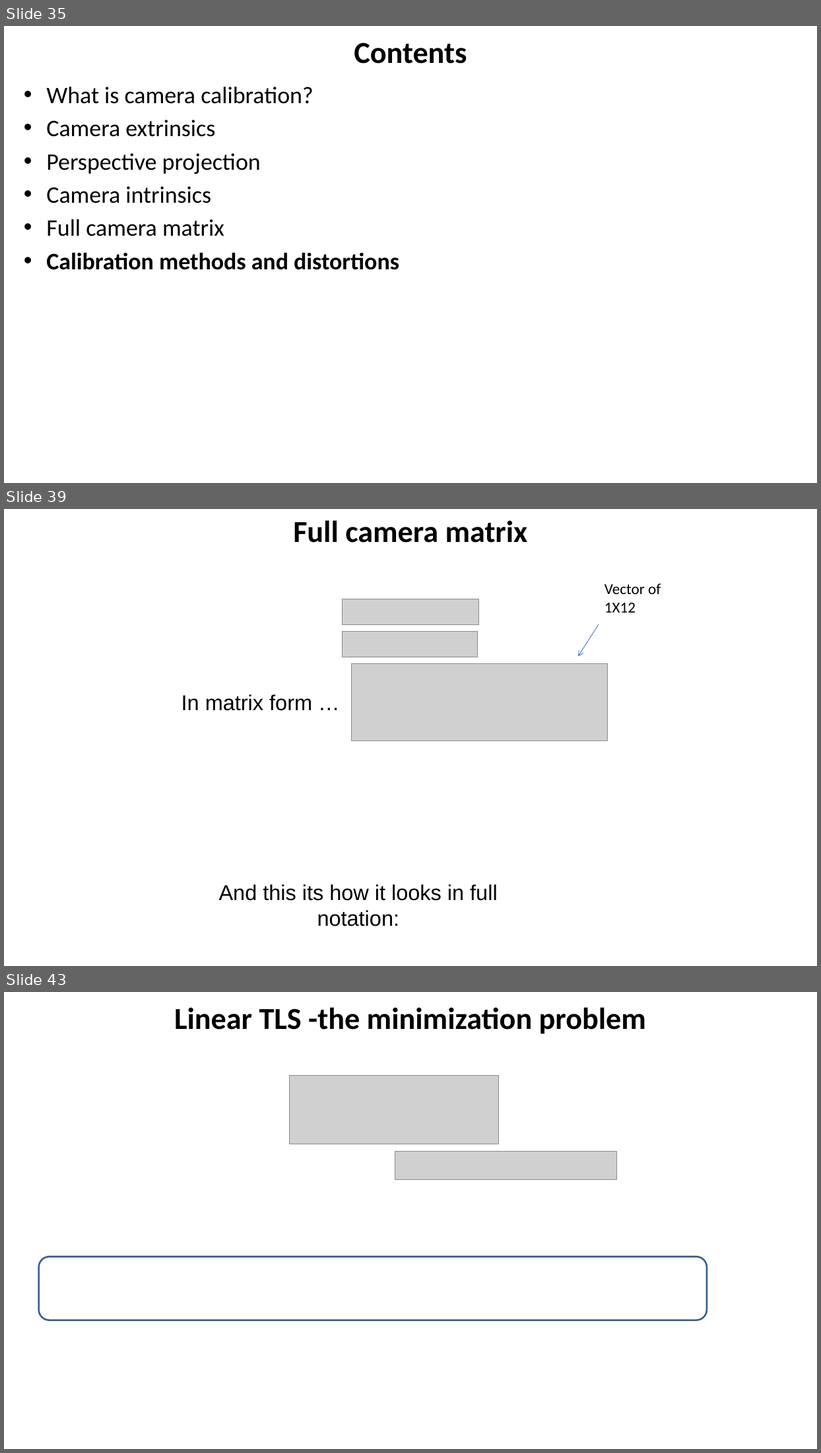
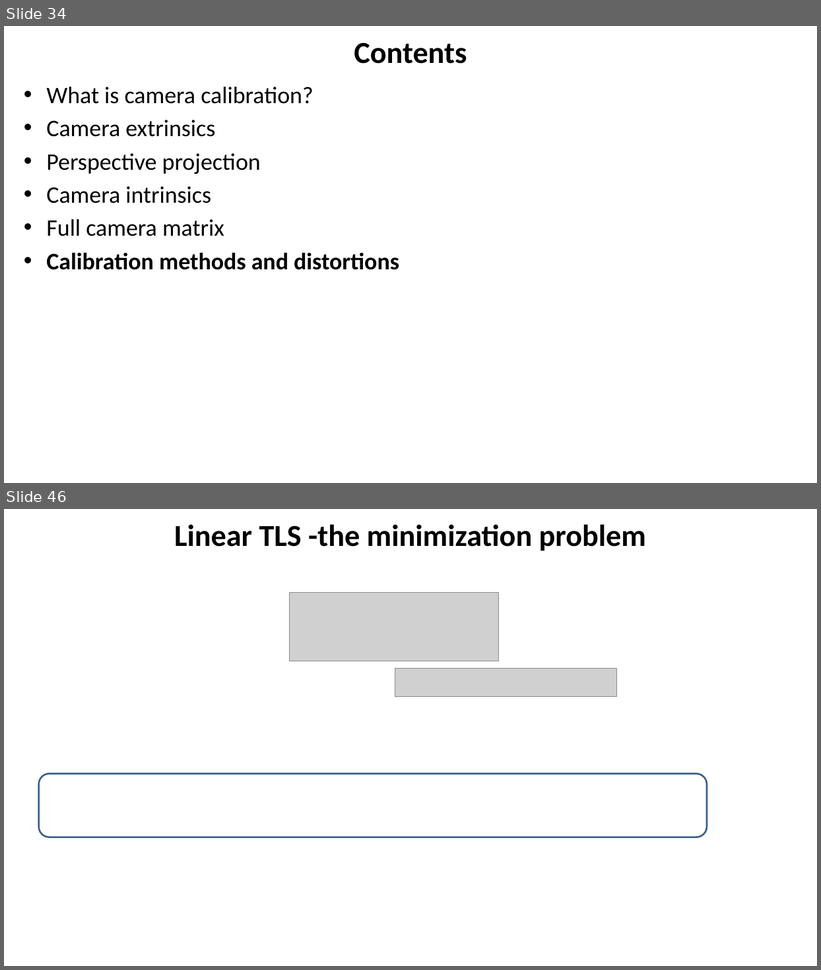
Before and after one commit to YoniChechik/AI_is_Math, a slide deck: c_07_camera_calibration/camera_calibration.pptx. Shown one above the other, each under a label of ours: slides 35, 39 and 43 before the commit, slides 34 and 46 after it; the slides between them are not shown. The pictures are 821x1453 and 821x970 pixels, drawn with LibreOffice and Linux fonts; fonts in the diff are those of the drawing; grey boxes stand for pictures. Boxes give left, top, right and bottom in pixels: in the first picture for what was removed or moved away, otherwise in the second. Text is boxed around its words. In the diff, an @@ line names an element or a change of style, - is before the commit and + after.

```diff
--- a/c_07_camera_calibration/camera_calibration.pptx
+++ b/c_07_camera_calibration/camera_calibration.pptx
@@ slide 39 removed at box(4, 509, 817, 966), background #FFFFFF @@
@@ text removed at box(293, 520, 528, 543) @@
-Full camera matrix
@@ text removed at box(605, 584, 661, 613) @@
-Vector of 1X12
@@ picture removed at box(343, 599, 479, 625) @@
@@ arrow removed from (599, 625) to (579, 657) @@
@@ picture removed at box(343, 632, 478, 657) @@
@@ picture removed at box(352, 664, 608, 741) @@
@@ text removed at box(182, 694, 312, 711) @@
-In matrix form …
@@ text removed at box(219, 885, 497, 927) @@
-And this its how it looks in full notation:
@@ what was slide 35 is now slide 34 @@
@@ what was slide 43 is now slide 46 @@
```
Also in this commit, not shown: 8 slides changed, 8 slides added, 5 other slides removed, 6 other files.
